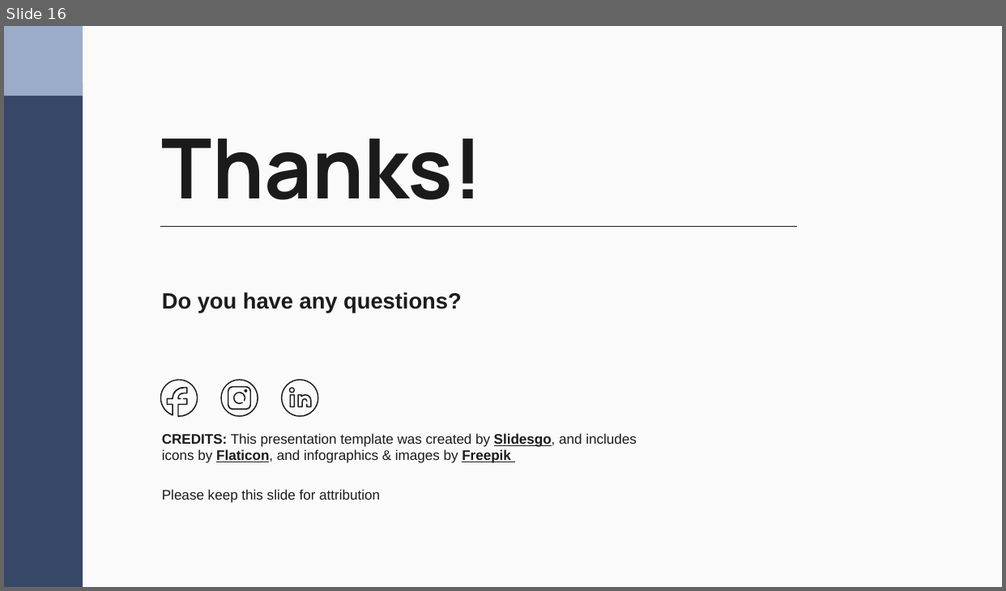
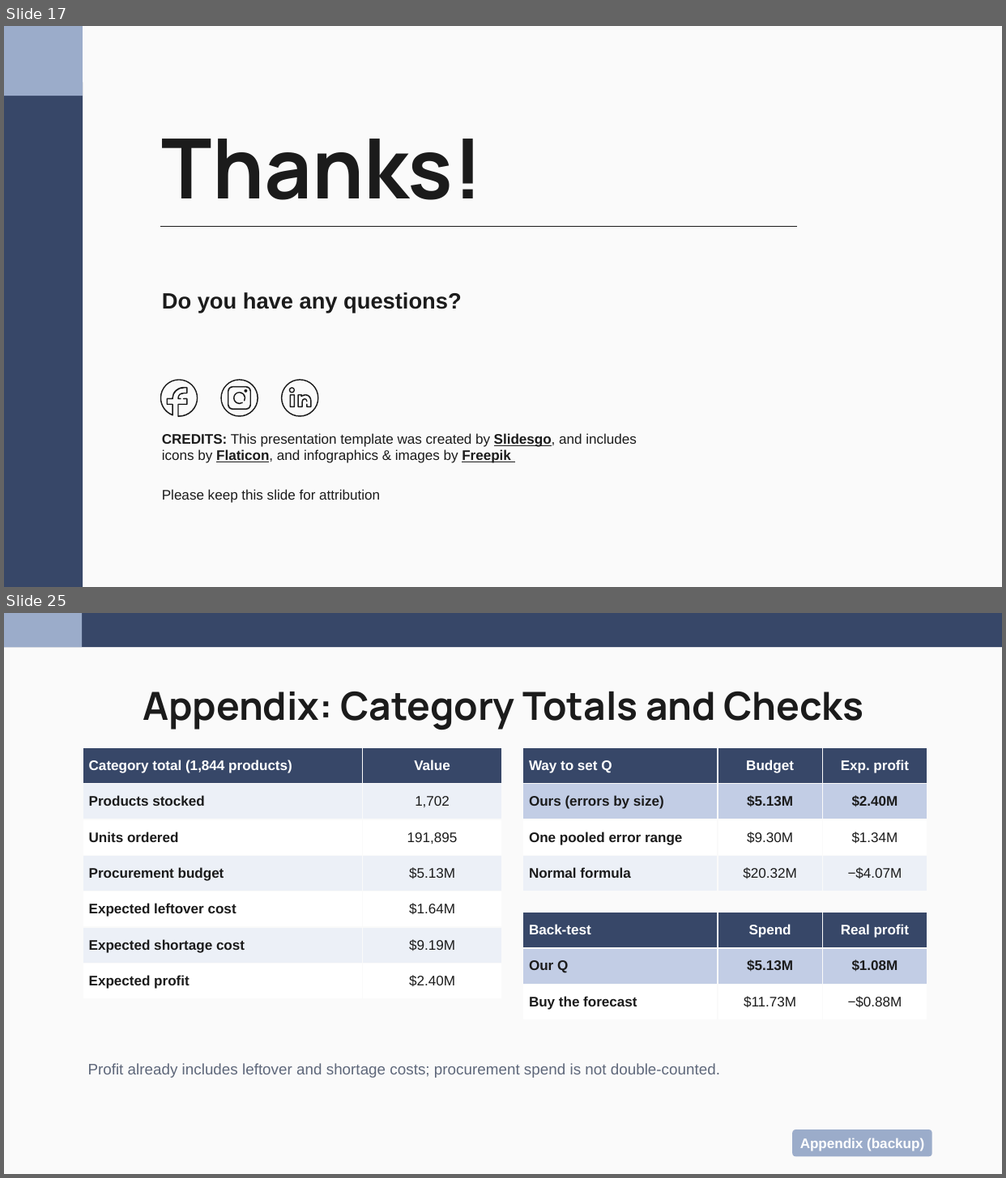
Before and after one commit to nakimagine/hello-world, a slide deck: Group_3_Amazon_Office_Electronic_Slides.pptx. Shown one above the other, each under a label of ours: slide 16 before the commit, slides 17 and 25 after it; the slides between them are not shown. The pictures are 1006x591 and 1006x1178 pixels, drawn with LibreOffice and Linux fonts; fonts in the diff are those of the drawing. Boxes give left, top, right and bottom in pixels: in the first picture for what was removed or moved away, otherwise in the second. Text is boxed around its words. In the diff, an @@ line names an element or a change of style, - is before the commit and + after.

```diff
--- a/Group_3_Amazon_Office_Electronic_Slides.pptx
+++ b/Group_3_Amazon_Office_Electronic_Slides.pptx
@@ slide 25 added at box(4, 613, 1002, 1174), background #FAFAFA @@
@@ rectangle added at box(4, 613, 1002, 647), fill #374768 @@
@@ rectangle added at box(4, 613, 82, 647), fill #9BACCA @@
@@ title added at box(143, 691, 863, 730), 28 pt, text #1B1B1B, bold @@
+Appendix: Category Totals and Checks
@@ table added at box(83, 747, 502, 999), 7 rows, 2 columns @@
+Category total (1,844 products) | Value
+Products stocked | 1,702
+Units ordered | 191,895
+Procurement budget | $5.13M
+Expected leftover cost | $1.64M
+Expected shortage cost | $9.19M
+Expected profit | $2.40M
@@ table added at box(523, 747, 927, 892), 4 rows, 3 columns @@
+Way to set Q | Budget | Exp. profit
+Ours (errors by size) | $5.13M | $2.40M
+One pooled error range | $9.30M | $1.34M
+Normal formula | $20.32M | −$4.07M
@@ table added at box(523, 913, 927, 1020), 3 rows, 3 columns @@
+Back-test | Spend | Real profit
+Our Q | $5.13M | $1.08M
+Buy the forecast | $11.73M | −$0.88M
@@ text added at box(88, 1063, 720, 1078), 11 pt, text #5E677A @@
+Profit already includes leftover and shortage costs; procurement spend is not double-counted.
@@ rounded rectangle added at box(792, 1130, 932, 1157), fill #9BACCA, 10 pt, text #FFFFFF, bold @@
+Appendix (backup)
@@ what was slide 16 is now slide 17 @@
```
Also in this commit, not shown: 8 other slides added.
